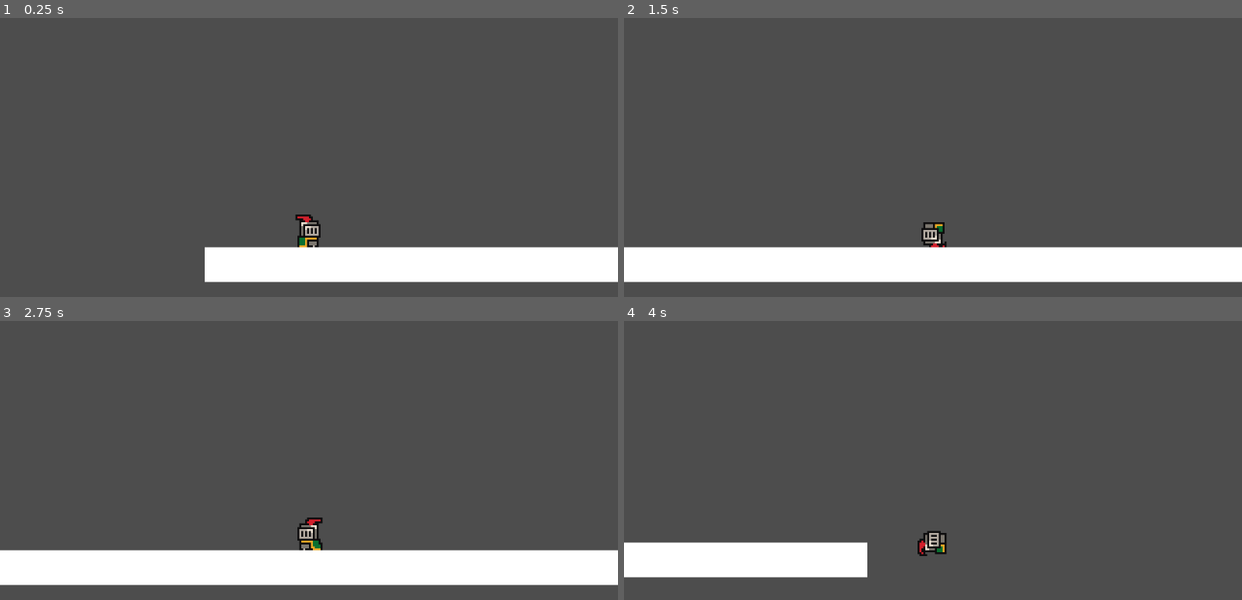
Above: before the commit, frames 1-4 (two rows, left to right).
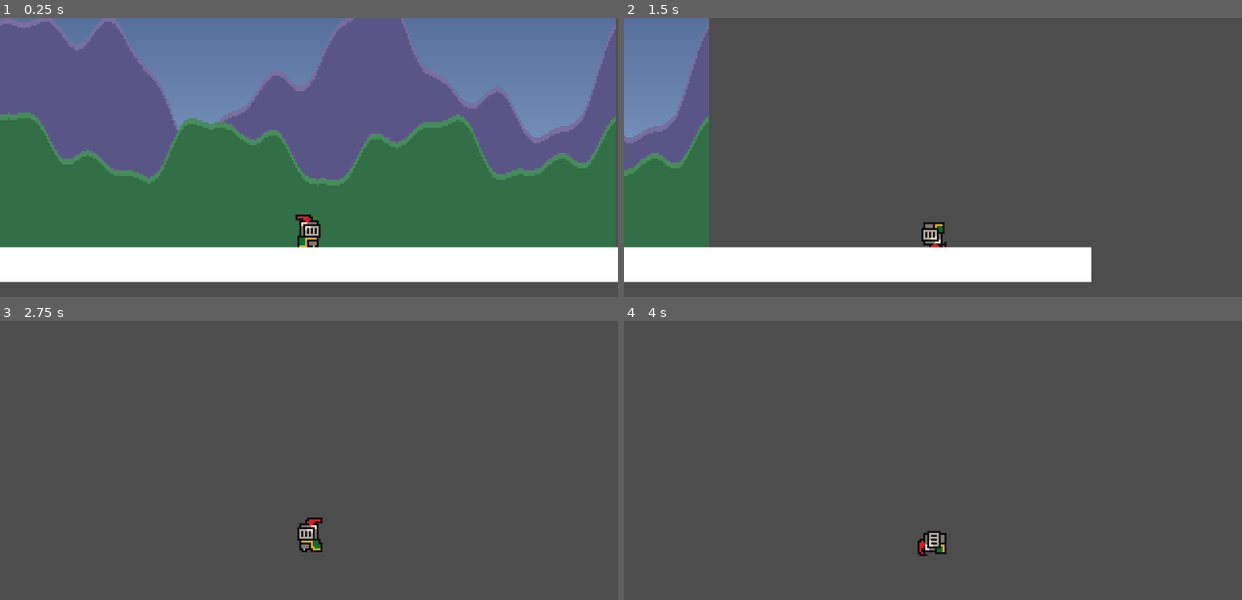
Above: after the commit, the same moments.

Repository: cuzimapanda2003/labo02_Programmation_Jeux_Multim-diat
Game: Godot game, scene res://scenes/world.tscn
Two runs of this game, one before a commit and one after it. Both use one fixed random seed, a clock stepped at 60 frames per second and the inputs below.
Inputs (mouse positions are in pixels of both pictures, inside the frame that each line leads up to):
- Up to frame 1 (0.25 s): no input
- Up to frame 2 (1.5 s): move the mouse to (1068, 227) at 0.52 s; hold Right (right) from 0.53 s (still down); tap Down (roll) at 0.6, 1.35 s; click (1068, 227) at 0.67 s; tap Up (jump) at 0.77 s; move the mouse to (809, 271) at 1.27 s
- Up to frame 3 (2.75 s): tap Up (jump) at 1.52 s; move the mouse to (370, 449) at 2.02 s; release Right (right) at 2.03 s; hold Left (left) from 2.03 s (still down); tap Down (roll) at 2.1 s
- Up to frame 4 (4 s): move the mouse to (outside the picture) at 2.77 s; release Left (left) at 2.78 s; hold Right (right) from 2.78 s (still down); tap Down (roll) at 2.85, 3.6 s; click (outside the picture) at 2.92 s; tap Up (jump) at 3.02, 3.77 s; move the mouse to (outside the picture) at 3.52 s

The runs differ from the first frame. In frame 1, 86% of the frame differs, in the area x 0-100%, y 0-95%; in frame 2, 14%; in frame 3, 13%; in frame 4, 5.0%.

Commit message:
Parallaxe : done

Diff:
--- a/c07_plateforme/c07_plateforme/scenes/world.tscn
+++ b/c07_plateforme/c07_plateforme/scenes/world.tscn
@@ -1,24 +1,43 @@
 [gd_scene format=3 uid="uid://c766fl78o0cjk"]
 
+[ext_resource type="Texture2D" uid="uid://b5fk5bv57byfj" path="res://assets/sprites/fond_1_ciel.png" id="1_k0juu"]
 [ext_resource type="PackedScene" uid="uid://co806t5p15df4" path="res://scenes/player.tscn" id="1_nnsk1"]
+[ext_resource type="Texture2D" uid="uid://bbujtkmgdjava" path="res://assets/sprites/fond_2_montagnes.png" id="2_71j4m"]
+[ext_resource type="Texture2D" uid="uid://g611vilyl7yi" path="res://assets/sprites/fond_3_collines.png" id="3_qfnet"]
 
 [sub_resource type="RectangleShape2D" id="RectangleShape2D_f3sb7"]
 size = Vector2(600, 18)
 
 [node name="World" type="Node2D" unique_id=1425400090]
 
+[node name="ciel" type="Parallax2D" parent="." unique_id=583780352]
+
+[node name="Sprite2D" type="Sprite2D" parent="ciel" unique_id=1798069143]
+texture = ExtResource("1_k0juu")
+
+[node name="montagne" type="Parallax2D" parent="." unique_id=1815047660]
+
+[node name="Sprite2D" type="Sprite2D" parent="montagne" unique_id=739636277]
+texture = ExtResource("2_71j4m")
+
+[node name="gazon" type="Parallax2D" parent="." unique_id=1974522798]
+
+[node name="Sprite2D" type="Sprite2D" parent="gazon" unique_id=581920726]
+texture = ExtResource("3_qfnet")
+
 [node name="Player" parent="." unique_id=646363344 instance=ExtResource("1_nnsk1")]
+position = Vector2(1, 97)
 
 [node name="Camera2D" type="Camera2D" parent="Player" unique_id=529926457]
 
 [node name="StaticBody2D" type="StaticBody2D" parent="." unique_id=68184011]
 
 [node name="ColorRect" type="ColorRect" parent="StaticBody2D" unique_id=754875678]
-offset_left = -54.0
-offset_top = 5.0
-offset_right = 546.0
-offset_bottom = 23.0
+offset_left = -242.0
+offset_top = 102.0
+offset_right = 358.0
+offset_bottom = 120.0
 
 [node name="CollisionShape2D" type="CollisionShape2D" parent="StaticBody2D" unique_id=834190726]
-position = Vector2(246, 14)
+position = Vector2(58, 111)
 shape = SubResource("RectangleShape2D_f3sb7")
Binary file added: c07_plateforme/c07_plateforme/assets/sprites/fond_1_ciel.png
Not shown, added: c07_plateforme/c07_plateforme/assets/sprites/fond_1_ciel.png.import
Binary file added: c07_plateforme/c07_plateforme/assets/sprites/fond_2_montagnes.png
Not shown, added: c07_plateforme/c07_plateforme/assets/sprites/fond_2_montagnes.png.import
Binary file added: c07_plateforme/c07_plateforme/assets/sprites/fond_3_collines.png
Not shown, added: c07_plateforme/c07_plateforme/assets/sprites/fond_3_collines.png.import
